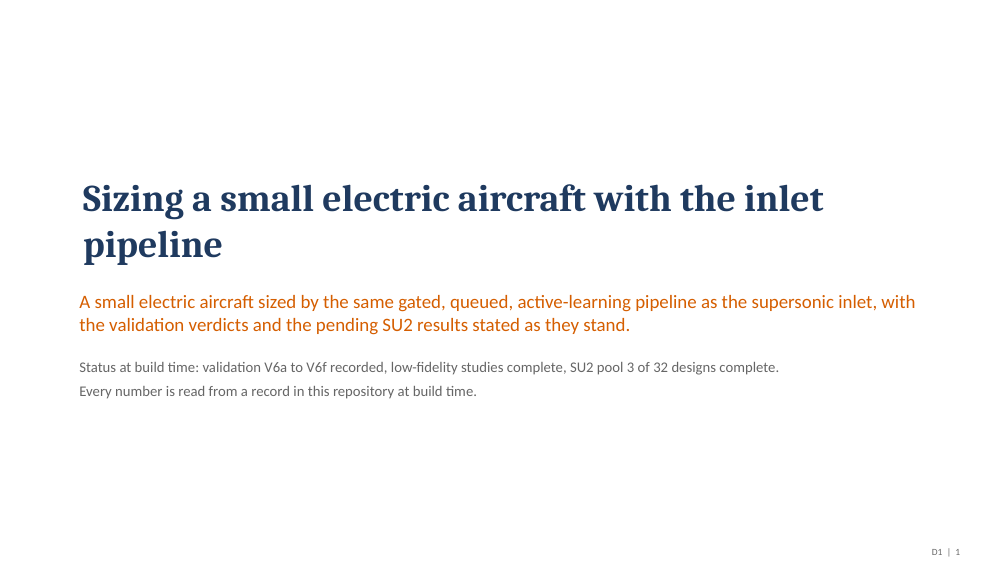
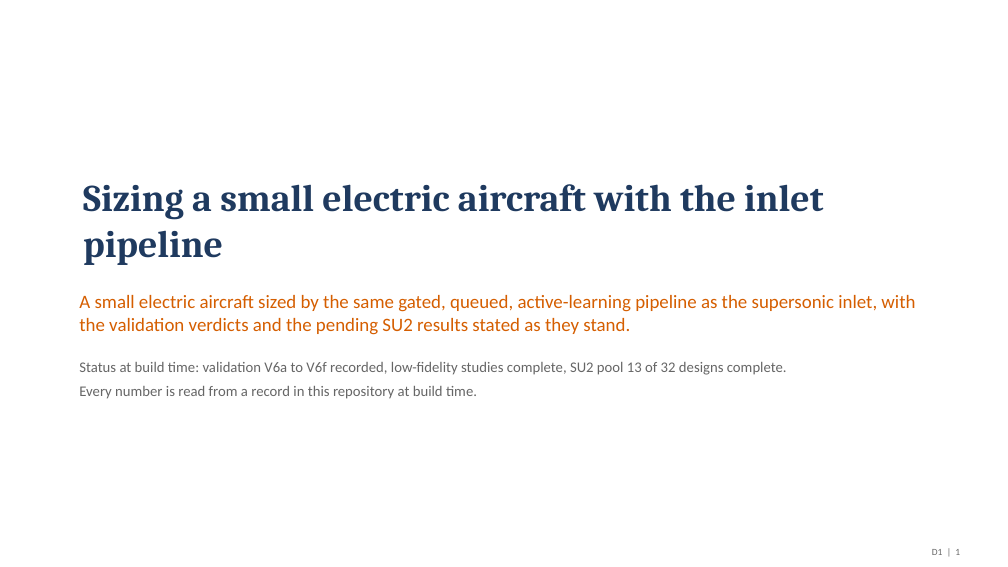
Before and after one commit to emarinhoss/ai-engineering, a slide deck: slide 1 of docs/talk/deck_drone.pptx. Drawn at 1008x567 pixels with LibreOffice and Linux fonts; fonts in the diff are those of the drawing. Boxes give left, top, right and bottom in pixels: in the first picture for what was removed or moved away, otherwise in the second. Text is boxed around its words. In the diff, an @@ line names an element or a change of style, - is before the commit and + after.

```diff
--- a/docs/talk/deck_drone.pptx
+++ b/docs/talk/deck_drone.pptx
@@ text at (79, 362, 787, 375): text changed @@
-Status at build time: validation V6a to V6f recorded, low-fidelity studies complete, SU2 pool 3 of 32 designs complete.
+Status at build time: validation V6a to V6f recorded, low-fidelity studies complete, SU2 pool 13 of 32 designs complete.
```
Also in this commit, not shown: 13 other slides changed, 7 other files.
